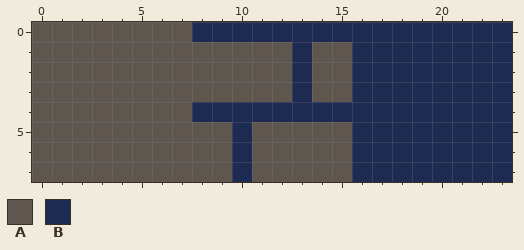
Pixel-art file -- Decursed/Content/Texture/Tiles.aseprite. The first picture shows the starting point.
24x8 pixels, 1 frame.
Palette (. is transparent): A #5f574f  B #1d2b53
Pixels before, first column x 0:
0 AAAAAAAABBBBBBBBBBBBBBBB
1 AAAAAAAAAAAAABAABBBBBBBB
2 AAAAAAAAAAAAABAABBBBBBBB
3 AAAAAAAAAAAAABAABBBBBBBB
4 AAAAAAAABBBBBBBBBBBBBBBB
5 AAAAAAAAAABAAAAABBBBBBBB
6 AAAAAAAAAABAAAAABBBBBBBB
7 AAAAAAAAAABAAAAABBBBBBBB
The result:
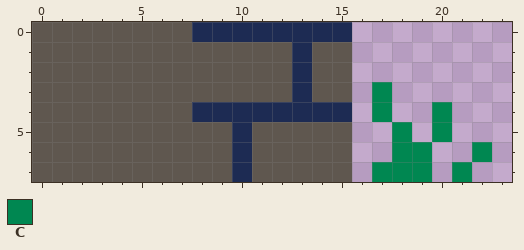
Colours new in this view: C #008751
Diff:
Colour C replaces colour B in row 3 at x 17; in row 4 at x 17 and 20; in row 5 at x 18 and 20; in row 6 at x 18 to 19 and 22; in row 7 at x 17 to 19 and 21.
The author cleared colour B in rows 0 to 2 at x 16 to 23; in row 3 at x 16 and 18 to 23; in row 4 at x 16, 18 to 19 and 21 to 23; in row 5 at x 16 to 17, 19 and 21 to 23; in row 6 at x 16 to 17, 20 to 21 and 23; in row 7 at x 16, 20 and 22 to 23.
Changed places in both pictures, as pixel boxes (x1, y1, x2, y2):
changed: (352, 22, 512, 182)
